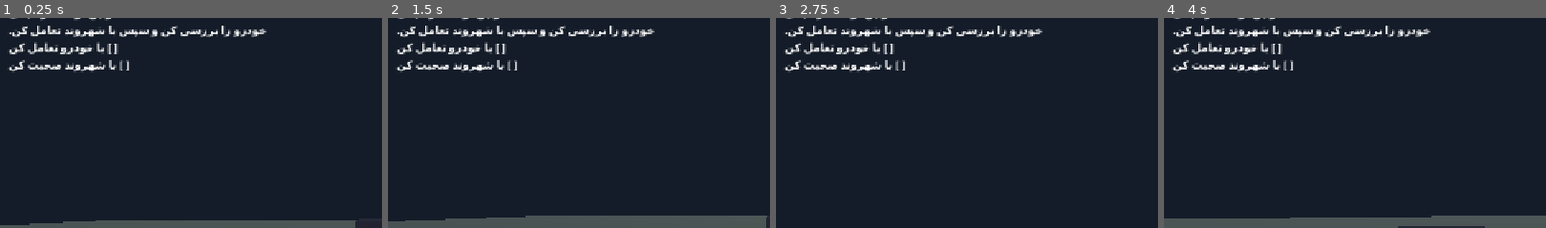
Above: before the commit, frames 1-4 (left to right).
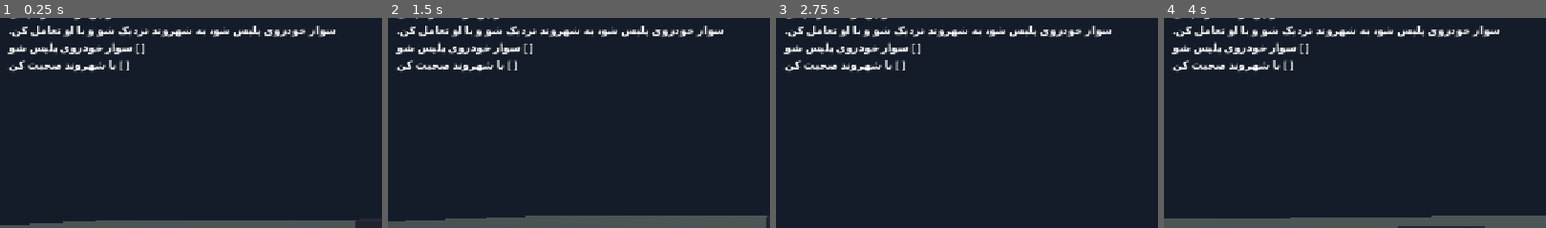
Above: after the commit, the same moments.

Repository: thedeverfankhajo-bot/PoliceSimulator3D
Game: Godot game, scene res://scenes/main/main.tscn
Same seed, same stepped clock (60 frames per second), same inputs: the game is played once before the commit and once after it.
Inputs (mouse positions are % of the whole screen's width and height, from its top left):
- Up to frame 1 (0.25 s): no input
- Up to frame 2 (1.5 s): tap Enter at 0.5 s; move the mouse to (55, 48) at 0.52 s; hold W (move_forward) from 0.53 s (still down); tap E (interact) at 0.6, 1.35 s; move the mouse to (45, 49) at 1.27 s
- Up to frame 3 (2.75 s): keep holding W (move_forward); move the mouse to (52, 47) at 2.02 s; tap E (interact) at 2.1 s
- Up to frame 4 (4 s): keep holding W (move_forward); move the mouse to (49, 50) at 2.77 s; tap E (interact) at 2.85, 3.6 s; move the mouse to (57, 50) at 3.52 s
The pictures show only the part of the screen within x 1-51%, y 4-54%; the shares and areas given below are measured in that part.

The runs differ from the first frame. In frame 1, 2.8% of the frame differs, in the area x 2-88%, y 3-18%; in frame 2, 2.8%; in frame 3, 2.8%; in frame 4, 2.8%.

Commit message:
fix: align traffic stop objectives with implemented interactions

Diff:
--- a/scripts/missions/traffic_stop_scenario.gd
+++ b/scripts/missions/traffic_stop_scenario.gd
@@ -2,7 +2,7 @@
 class_name TrafficStopScenario
 
 @export var mission_title := "اولین توقف ترافیکی"
-@export_multiline var mission_description := "خودرو را بررسی کن و سپس با شهروند تعامل کن."
+@export_multiline var mission_description := "سوار خودروی پلیس شو، به شهروند نزدیک شو و با او تعامل کن."
 
 var mission: Mission
 var vehicle: PoliceVehicle
@@ -18,7 +18,7 @@
 	mission.title = mission_title
 	mission.description = mission_description
 	return mission.configure([
-		{"id": "inspect_vehicle", "title": "با خودرو تعامل کن"},
+		{"id": "enter_patrol_vehicle", "title": "سوار خودروی پلیس شو"},
 		{"id": "talk_to_civilian", "title": "با شهروند صحبت کن"}
 	])
 
@@ -27,12 +27,15 @@
 		return false
 	if not mission_manager.start_mission(mission):
 		return false
-	vehicle.entered.connect(_on_vehicle_interacted)
-	npc.interacted.connect(_on_npc_interacted)
-	mission.completed.connect(_on_mission_completed, CONNECT_ONE_SHOT)
+	if not vehicle.entered.is_connected(_on_vehicle_entered):
+		vehicle.entered.connect(_on_vehicle_entered)
+	if not npc.interacted.is_connected(_on_npc_interacted):
+		npc.interacted.connect(_on_npc_interacted)
+	if not mission.completed.is_connected(_on_mission_completed):
+		mission.completed.connect(_on_mission_completed, CONNECT_ONE_SHOT)
 	return true
 
-func _on_vehicle_interacted(_vehicle: PoliceVehicle) -> void:
+func _on_vehicle_entered(_vehicle: PoliceVehicle) -> void:
 	if mission == null or mission.status != MissionState.Status.ACTIVE:
 		return
 	mission.complete_objective(0)
@@ -47,5 +50,5 @@
 func _on_mission_completed() -> void:
 	if is_instance_valid(npc) and npc.interacted.is_connected(_on_npc_interacted):
 		npc.interacted.disconnect(_on_npc_interacted)
-	if is_instance_valid(vehicle) and vehicle.entered.is_connected(_on_vehicle_interacted):
-		vehicle.entered.disconnect(_on_vehicle_interacted)
+	if is_instance_valid(vehicle) and vehicle.entered.is_connected(_on_vehicle_entered):
+		vehicle.entered.disconnect(_on_vehicle_entered)
